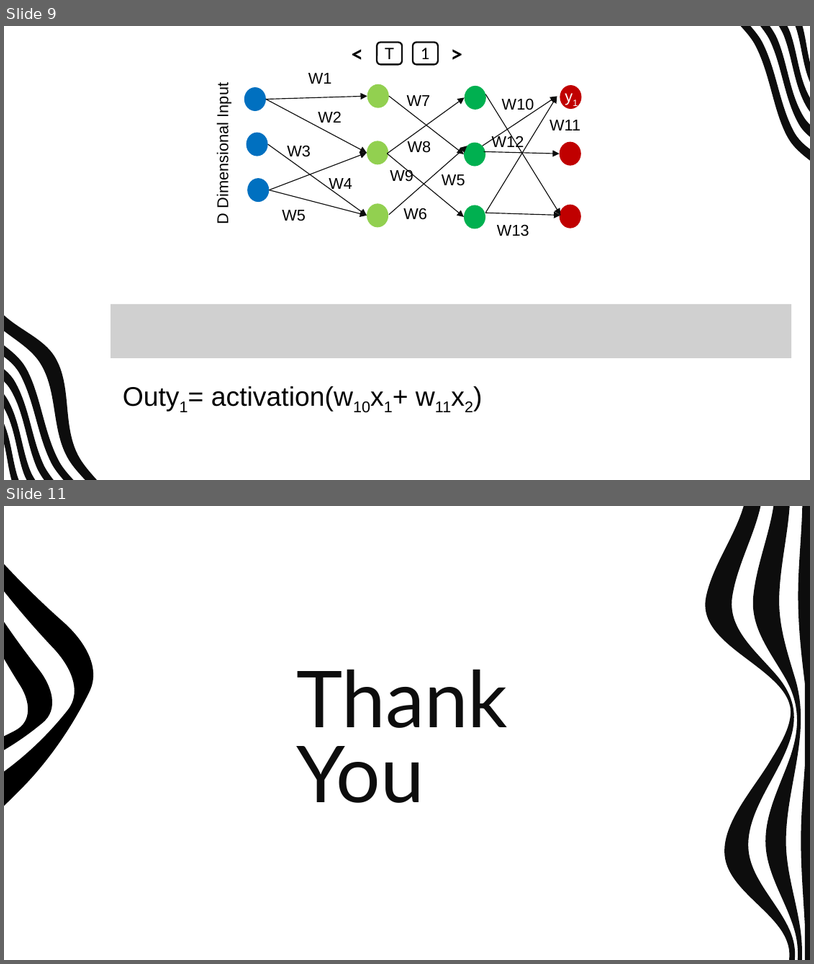
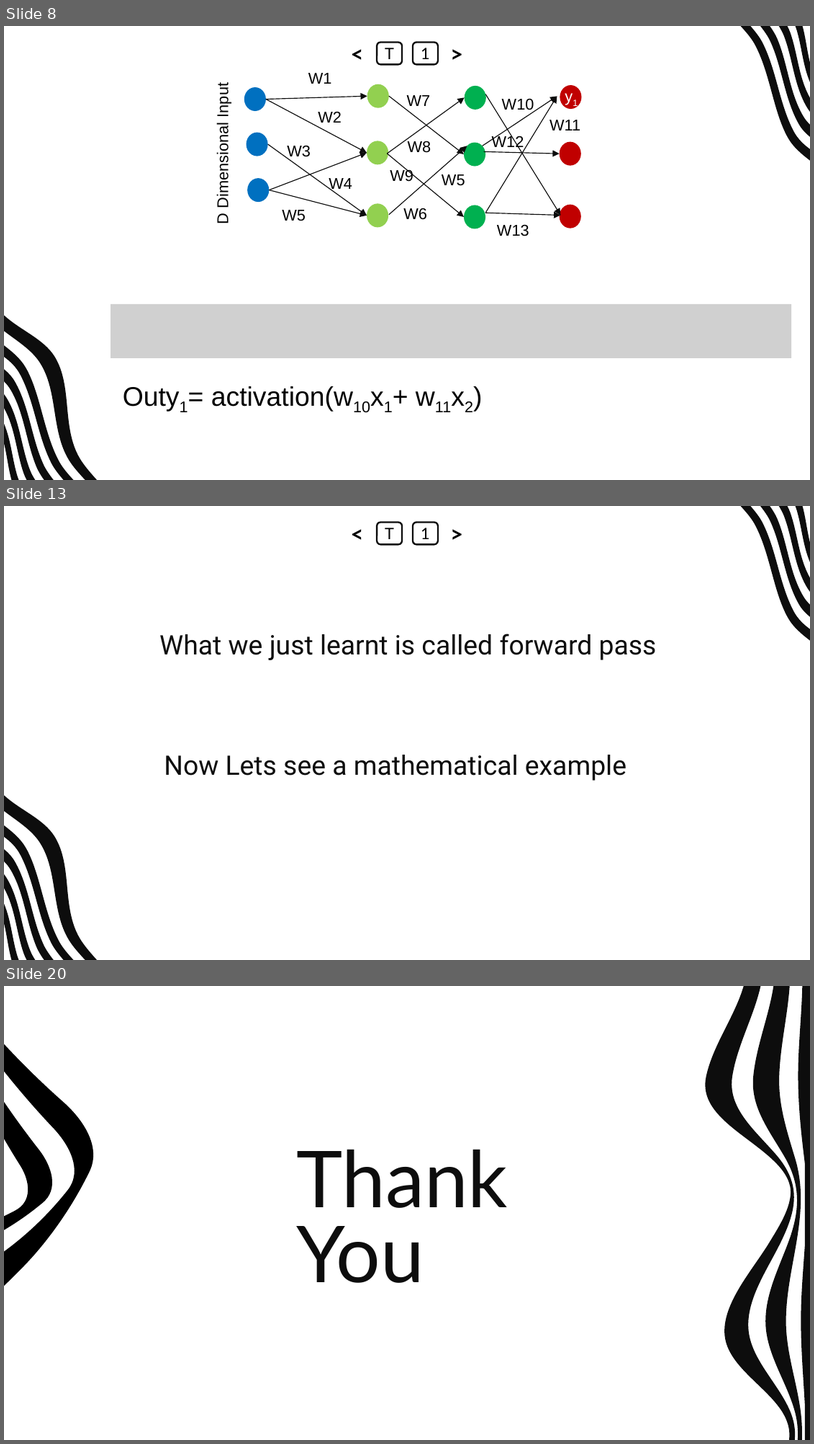
Before and after one commit to abrarhasan3/Green-Uni-All-Academic-Content, a slide deck: CSE 411 Machine Learning/New Slides/ML_CH_11_Back Propagation.pptx. Shown one above the other, each under a label of ours: slides 9 and 11 before the commit, slides 8, 13 and 20 after it; the slides between them are not shown. The pictures are 814x964 and 814x1444 pixels, drawn with LibreOffice and Linux fonts; fonts in the diff are those of the drawing; grey boxes stand for pictures. Boxes give left, top, right and bottom in pixels: in the first picture for what was removed or moved away, otherwise in the second. Text is boxed around its words. In the diff, an @@ line names an element or a change of style, - is before the commit and + after.

Commit message:
Added ML

```diff
--- a/CSE 411 Machine Learning/New Slides/ML_CH_11_Back Propagation.pptx
+++ b/CSE 411 Machine Learning/New Slides/ML_CH_11_Back Propagation.pptx
@@ slide 13 added at bbox=[4, 506, 810, 960], background #FFFFFF; not listed: 9 template elements that a slide beside it also shows @@
@@ text added at bbox=[345, 522, 370, 545], 20 pt, text #000000, bold @@
+<
@@ rounded rectangle added at bbox=[378, 522, 402, 545], fill #FFFFFF, outline #0D0D0D 1.5 pt, 14 pt, text #000000 @@
+T
@@ rounded rectangle added at bbox=[413, 522, 438, 545], fill #FFFFFF, outline #0D0D0D 1.5 pt, 14 pt, text #000000 @@
+1
@@ text added at bbox=[445, 522, 469, 545], 20 pt, text #000000, bold @@
+>
@@ text added at bbox=[160, 633, 657, 660], 24 pt, text #0D0D0D @@
+What we just learnt is called forward pass
@@ text added at bbox=[164, 754, 627, 780], 24 pt, text #0D0D0D @@
+Now Lets see a mathematical example
@@ what was slide 9 is now slide 8 @@
@@ what was slide 11 is now slide 20 @@
```
Also in this commit, not shown: 9 other slides added, 1 slide removed.
